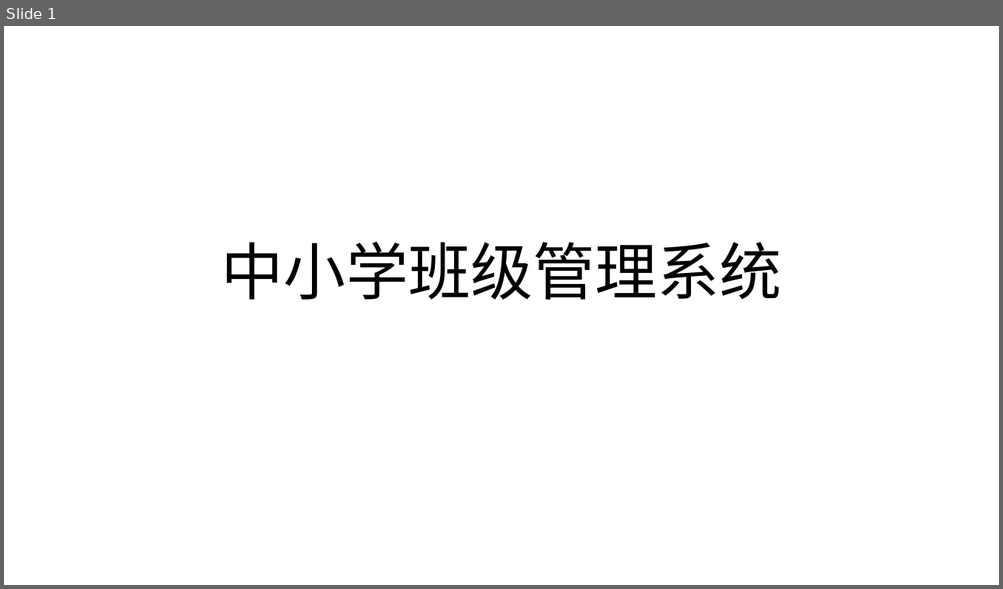
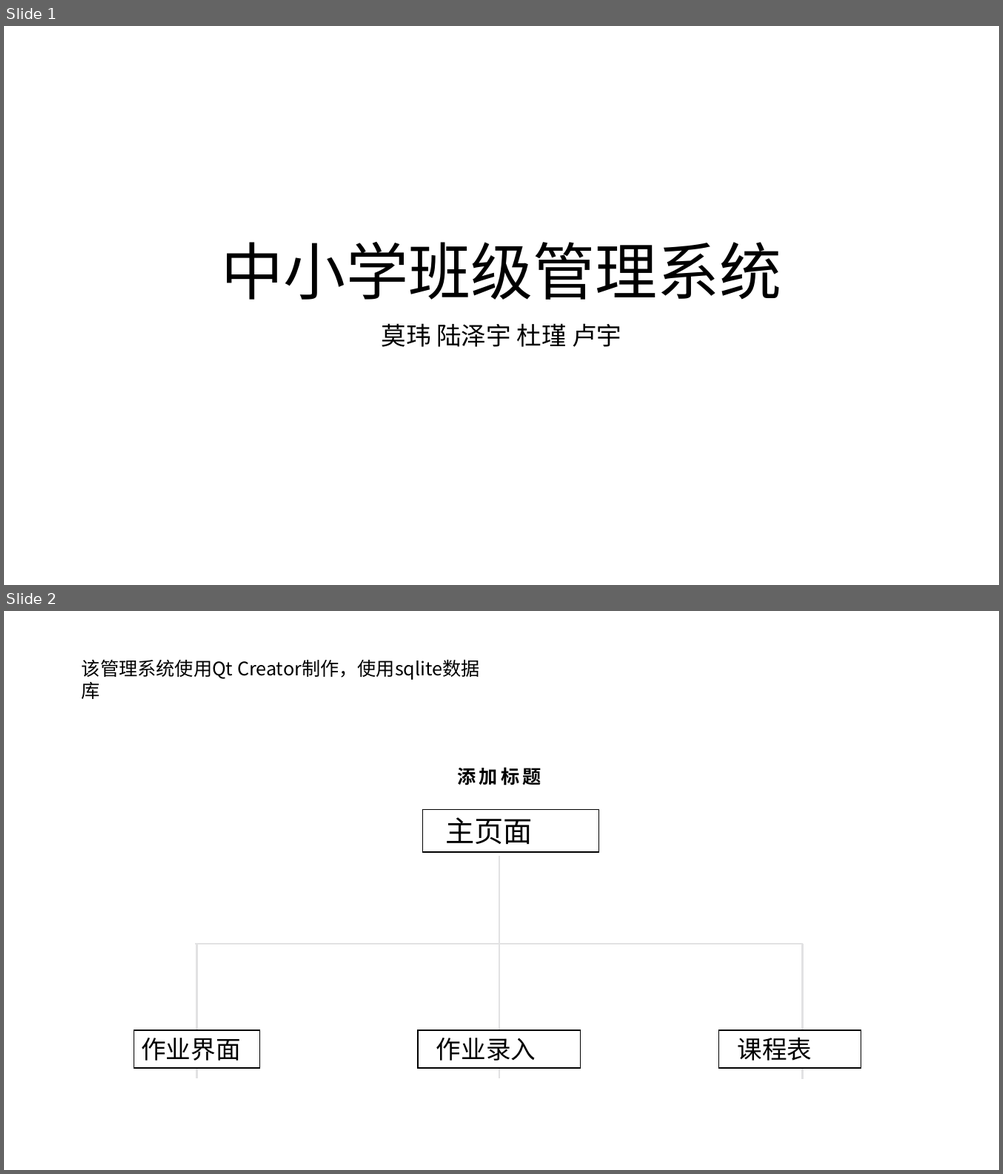
Before and after one commit to ALongTail/Class-Managing-System, a slide deck: 大作业/中小学班级管理系统.pptx. Shown one above the other, each under a label of ours: slide 1 before the commit, slides 1 and 2 after it. The pictures are 1003x589 and 1003x1174 pixels, drawn with LibreOffice and Linux fonts; fonts in the diff are those of the drawing; background and template pictures are left out. Boxes give left, top, right and bottom in pixels: in the first picture for what was removed or moved away, otherwise in the second. Text is boxed around its words. In the diff, an @@ line names an element or a change of style, - is before the commit and + after.

```diff
--- a/大作业/中小学班级管理系统.pptx
+++ b/大作业/中小学班级管理系统.pptx
@@ slide 2 added at box(4, 611, 999, 1170), background picture (left out) @@
@@ text added at box(82, 659, 480, 680), 18 pt, text #000000 @@
+该管理系统使用Qt Creator制作，使用sqlite数据库
@@ text added at box(457, 767, 540, 786), 18 pt, text #000000, bold @@
+添加标题
@@ rectangle added at box(423, 809, 599, 852), fill #FFFFFF, outline #000000 1 pt, 28 pt, text #000000 @@
+主页面
@@ line added from (499, 856) to (499, 945), #E2E2E3 1.5 pt @@
@@ line added from (195, 945) to (803, 945), #E2E2E3 1.5 pt @@
@@ line added from (196, 945) to (196, 1079), #E2E2E3 1.5 pt @@
@@ line added from (499, 945) to (499, 1079), #E2E2E3 1.5 pt @@
@@ line added from (802, 945) to (802, 1079), #E2E2E3 1.5 pt @@
@@ rectangle added at box(134, 1031, 260, 1068), fill #FFFFFF, outline #000000 1 pt, 24 pt, text #000000 @@
+作业界面
@@ rectangle added at box(418, 1031, 580, 1068), fill #FFFFFF, outline #000000 1 pt, 24 pt, text #000000 @@
+作业录入
@@ rectangle added at box(719, 1031, 860, 1068), fill #FFFFFF, outline #000000 1 pt, 24 pt, text #000000 @@
+课程表
@@ slide 1 changed as well @@
@@ subtitle added at box(381, 323, 621, 347), 24 pt, text #000000 @@
+莫玮 陆泽宇 杜瑾 卢宇
```
Also in this commit, not shown: 2 other slides changed, 4 other slides added, 3 slides removed, 4 other files.
